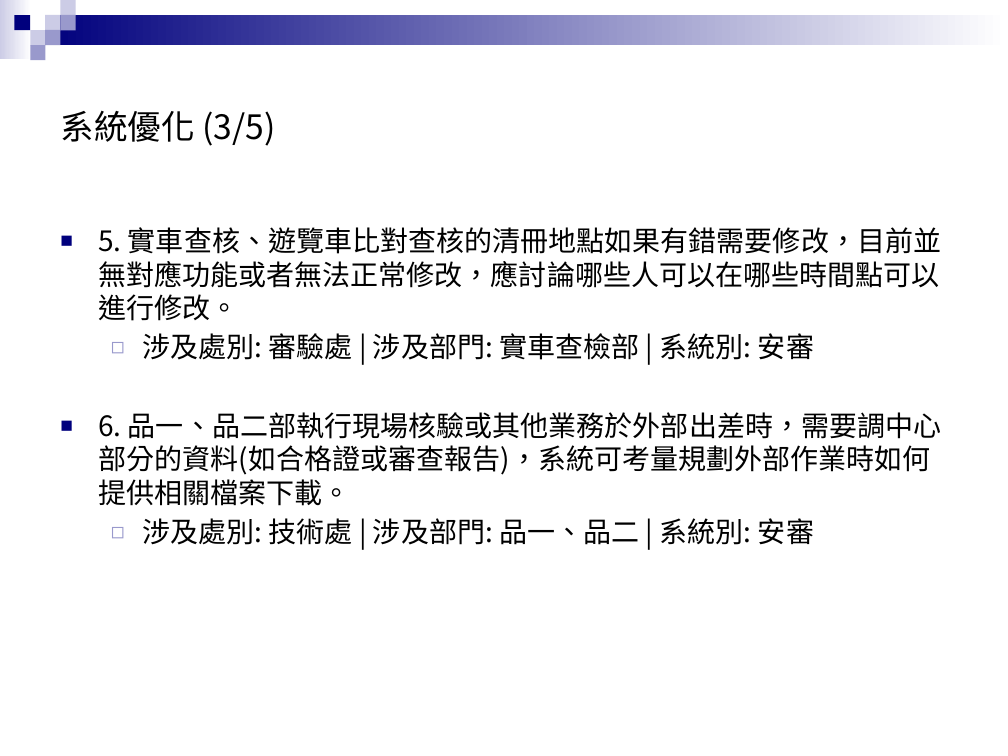
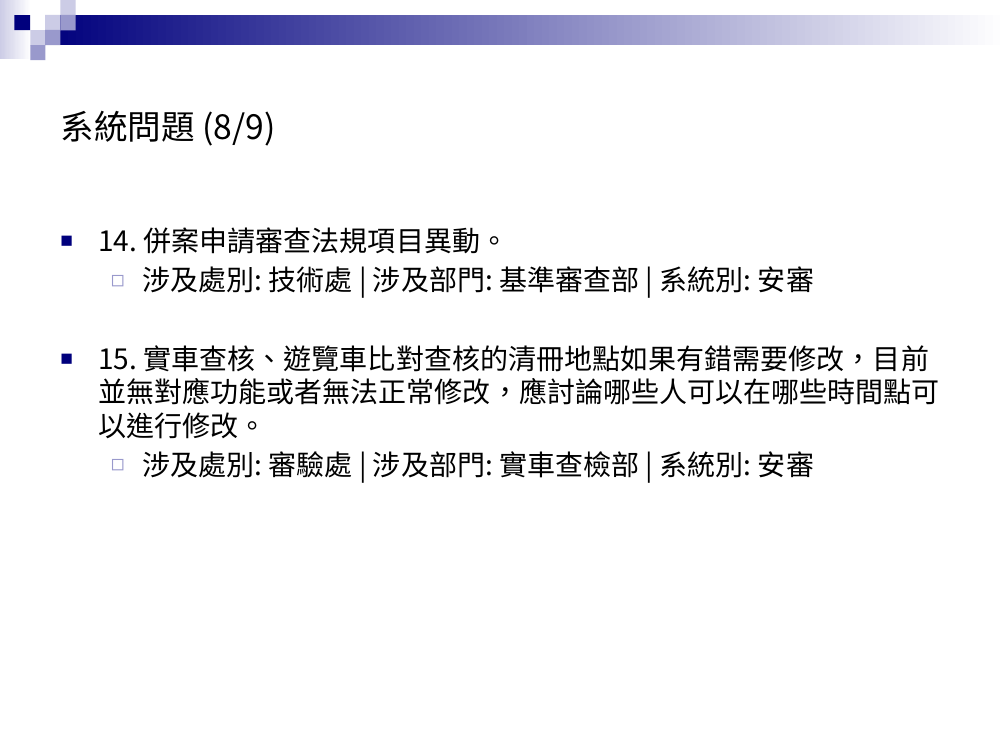
Before and after one commit to zx90316/202508-----, a slide deck: slide 22 of 系統交流會議題簡報.pptx (slide 7 before the commit). Drawn at 1008x756 pixels with LibreOffice and Linux fonts; fonts in the diff are those of the drawing; background and template pictures are left out. Boxes give left, top, right and bottom in pixels: in the first picture for what was removed or moved away, otherwise in the second. Text is boxed around its words. In the diff, an @@ line names an element or a change of style, - is before the commit and + after.

Commit message:
更新 ExcelToJsonPresentation 類別以排除「宣導」類別的議題，並新增目錄頁與議題動機頁。修正 JSON 檔案中的類別名稱與統計數據，並更新 requirements.txt 以包含 pywin32 套件。刪除不再使用的設定檔案 settings.local.json。

```diff
--- a/系統交流會議題簡報.pptx
+++ b/系統交流會議題簡報.pptx
@@ title at (60, 110, 275, 146): text changed @@
-系統優化 (3/5)
+系統問題 (8/9)
@@ text at (98, 227, 940, 439): text changed @@
-■ 5. 實車查核、遊覽車比對查核的清冊地點如果有錯需要修改，目前並無對應功能或者無法正常修改，應討論哪些人可以在哪些時間點可以進行修改。
+■ 14. 併案申請審查法規項目異動。
+  ◻ 涉及處別: 技術處 | 涉及部門: 基準審查部 | 系統別: 安審
+■ 15. 實車查核、遊覽車比對查核的清冊地點如果有錯需要修改，目前並無對應功能或者無法正常修改，應討論哪些人可以在哪些時間點可以進行修改。
@@ text at (98, 412, 942, 545): paragraphs removed @@
-■ 6. 品一、品二部執行現場核驗或其他業務於外部出差時，需要調中心部分的資料(如合格證或審查報告)，系統可考量規劃外部作業時如何提供相關檔案下載。
-  ◻ 涉及處別: 技術處 | 涉及部門: 品一、品二 | 系統別: 安審
```
Also in this commit, not shown: 22 other slides changed, 5 slides added, 6 other files.
